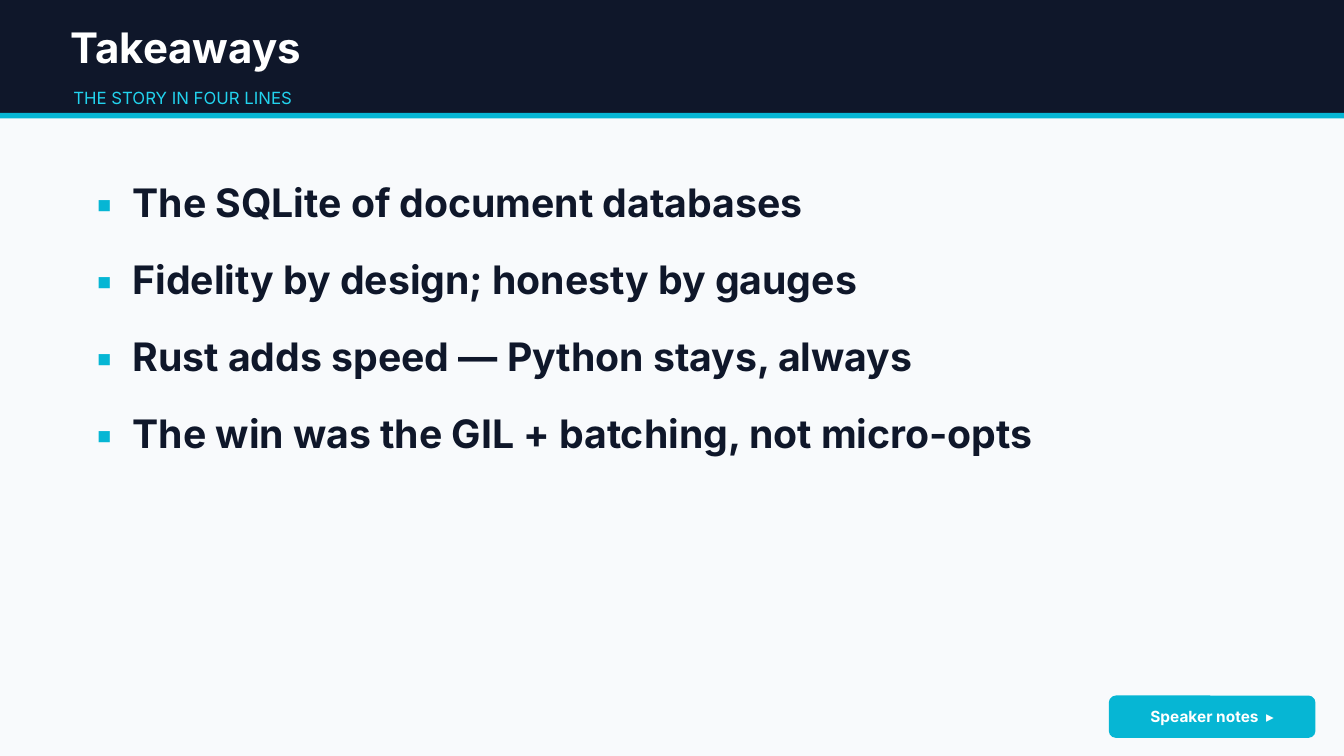
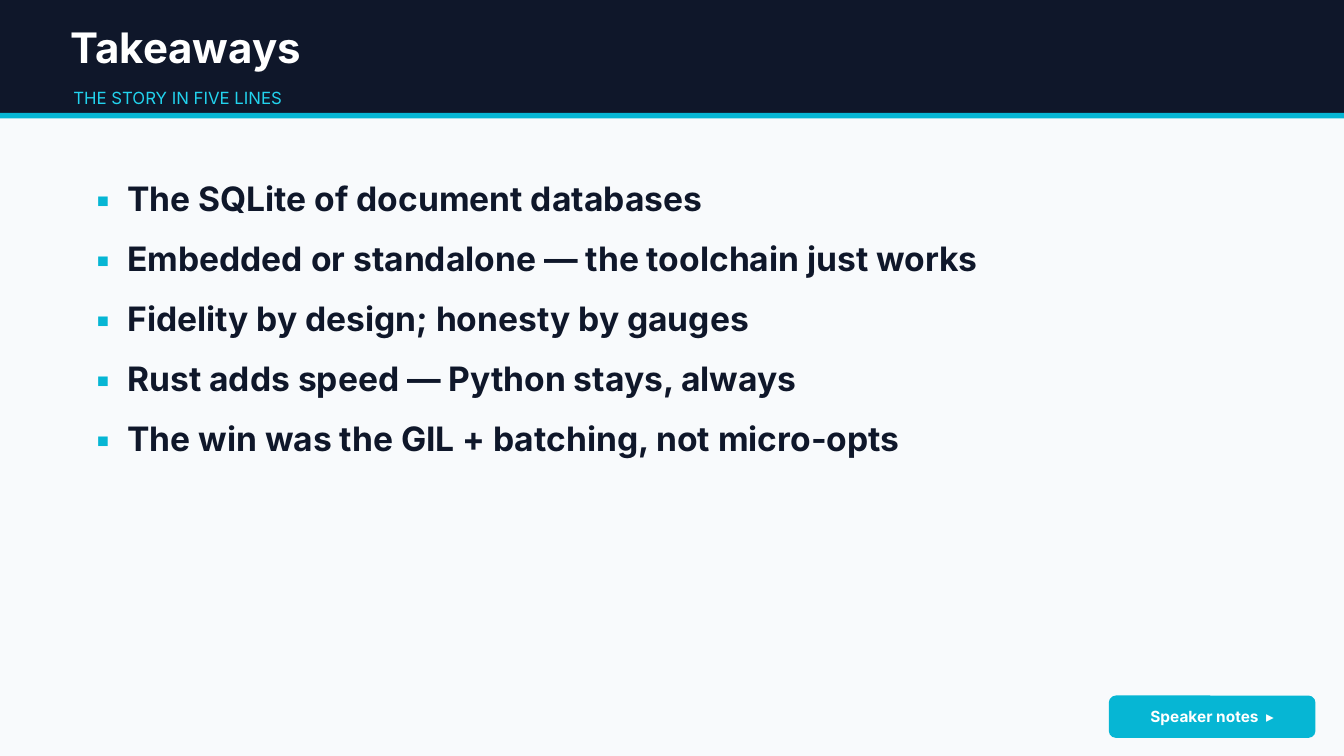
Before and after one commit to jdrumgoole/SecantusDB, a slide deck: slide 28 of docs/presentations/SecantusDB-overview.pptx (slide 27 before the commit). Drawn at 1344x756 pixels with LibreOffice and Linux fonts; fonts in the diff are those of the drawing. Boxes give left, top, right and bottom in pixels: in the first picture for what was removed or moved away, otherwise in the second. Text is boxed around its words. In the diff, an @@ line names an element or a change of style, - is before the commit and + after.

```diff
--- a/docs/presentations/SecantusDB-overview.pptx
+++ b/docs/presentations/SecantusDB-overview.pptx
@@ text at [73, 91, 281, 104]: text changed @@
-THE STORY IN FOUR LINES
+THE STORY IN FIVE LINES
@@ text at [127, 185, 899, 459]: size 28 to 24 pt in "▪ The SQLite of document databases", "▪ Fidelity by design; honesty by gauges", "▪ Rust adds speed — Python stays, ...", "▪ The win was the GIL + ..."; less space between paragraphs @@
@@ text at [127, 245, 977, 278]: paragraph added @@
+▪ Embedded or standalone — the toolchain just works
```
Also in this commit, not shown: 30 other slides changed, 2 slides added, 1 other file.
